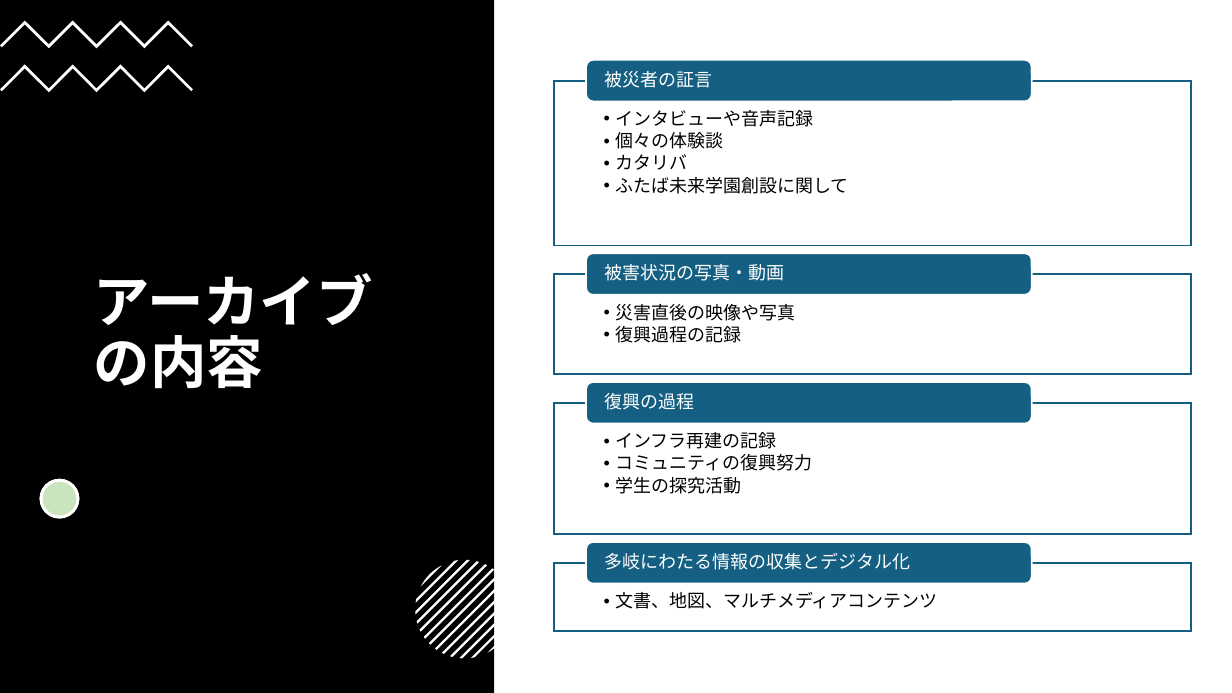
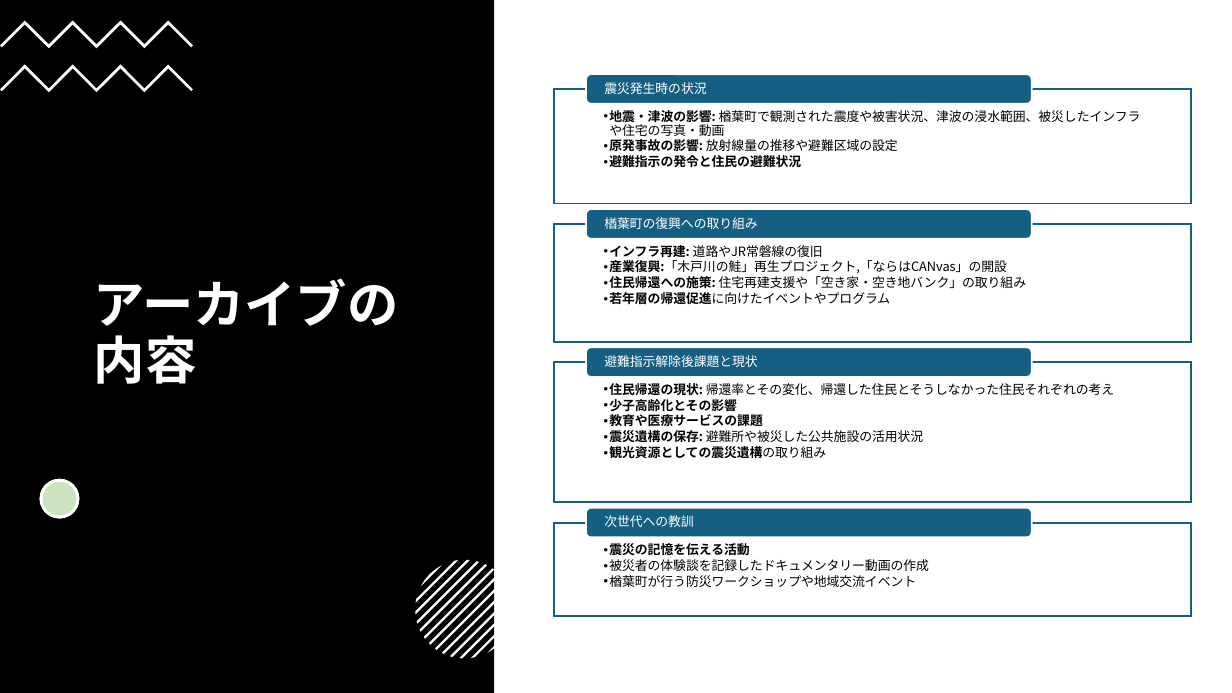
Before and after one commit to furuhashilab/ChisatoFuruuchi-2024-seminar-report, a slide deck: slide 6 of ゼミ論中間発表用.pptx. Drawn at 1232x693 pixels with LibreOffice and Linux fonts; fonts in the diff are those of the drawing. Boxes give left, top, right and bottom in pixels: in the first picture for what was removed or moved away, otherwise in the second. Text is boxed around its words. In the diff, an @@ line names an element or a change of style, - is before the commit and + after.

```diff
--- a/ゼミ論中間発表用.pptx
+++ b/ゼミ論中間発表用.pptx
@@ rectangle: place and size @@
-rectangle at <box>555,80,1191,245</box>
+rectangle at <box>555,89,1191,203</box>
@@ rounded rectangle: place and size @@
-rounded rectangle at <box>586,60,1031,102</box>
+rounded rectangle at <box>586,74,1031,104</box>
@@ text at <box>604,82,706,94</box>: text changed; size 14 to 10 pt @@
-被災者の証言
+震災発生時の状況
@@ title "アーカイブの内容" at <box>94,278,399,384</box>: size 44 to 40 pt @@
@@ rounded rectangle: place and size @@
-rounded rectangle at <box>586,253,1031,295</box>
+rounded rectangle at <box>586,209,1031,238</box>
@@ rectangle: place and size @@
-rectangle at <box>555,274,1191,375</box>
+rectangle at <box>555,224,1191,341</box>
@@ rounded rectangle: place and size @@
-rounded rectangle at <box>586,382,1031,423</box>
+rounded rectangle at <box>586,348,1031,377</box>
@@ rectangle: place and size @@
-rectangle at <box>555,403,1191,534</box>
+rectangle at <box>555,362,1191,503</box>
@@ rounded rectangle: place and size @@
-rounded rectangle at <box>586,543,1031,584</box>
+rounded rectangle at <box>586,507,1031,537</box>
@@ rectangle: place and size @@
-rectangle at <box>555,563,1191,631</box>
+rectangle at <box>555,523,1191,617</box>
@@ group added at <box>604,110,1141,587</box>: 7 texts @@
+  • 地震・津波の影響: 楢葉町で観測された震度や被害状況、津波の浸水範囲、被災したインフラや住宅の写真・動画
+  • 原発事故の影響: 放射線量の推移や避難区域の設定
+  • 避難指示の発令と住民の避難状況
+  • インフラ再建: 道路やJR常磐線の復旧
+  • 産業復興:「木戸川の鮭」再生プロジェクト,「ならはCANvas」の開設
+  • 住民帰還への施策: 住宅再建支援や「空き家・空き地バンク」の取り組み
+  • 若年層の帰還促進に向けたイベントやプログラム
+楢葉町の復興への取り組み
+  • 住民帰還の現状: 帰還率とその変化、帰還した住民とそうしなかった住民それぞれの考え
+  • 少子高齢化とその影響
+  • 教育や医療サービスの課題
+  • 震災遺構の保存: 避難所や被災した公共施設の活用状況
+  • 観光資源としての震災遺構の取り組み
+避難指示解除後課題と現状
+  • 震災の記憶を伝える活動
+  • 被災者の体験談を記録したドキュメンタリー動画の作成
+  • 楢葉町が行う防災ワークショップや地域交流イベント
+次世代への教訓
@@ group removed at <box>605,110,938,609</box>: 7 texts @@
-  • インタビューや音声記録
-  • 個々の体験談
-  • カタリバ
-  • ふたば未来学園創設に関して
-  • 災害直後の映像や写真
-  • 復興過程の記録
-被害状況の写真・動画
-  • インフラ再建の記録
-  • コミュニティの復興努力
-  • 学生の探究活動
-復興の過程
-  • 文書、地図、マルチメディアコンテンツ
-多岐にわたる情報の収集とデジタル化
```
Also in this commit, not shown: 11 other slides changed.
